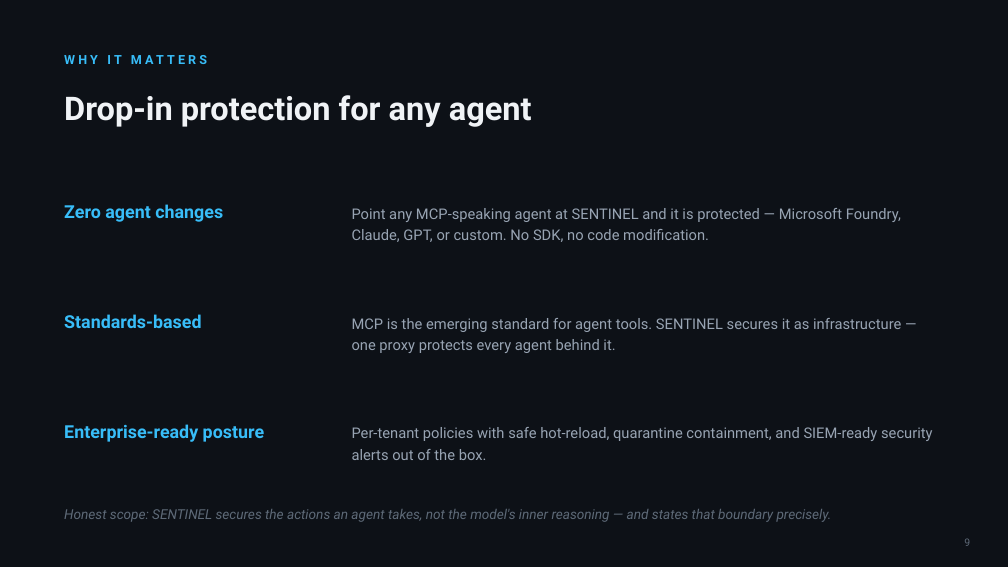
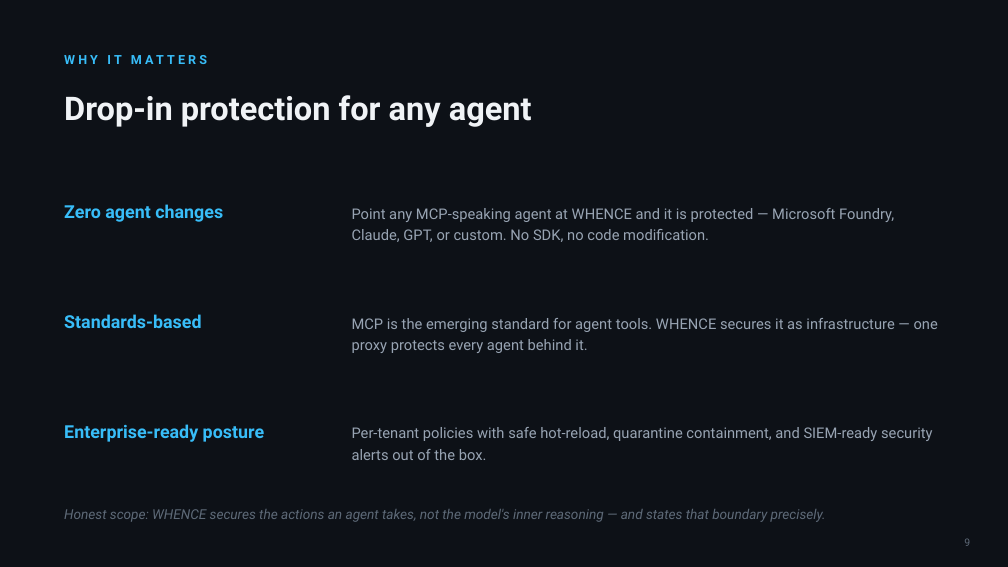
Before and after one commit to Harshith029/Sentinel, a slide deck: slide 9 of deck/Whence_pitch.pptx. Drawn at 1008x567 pixels with LibreOffice and Linux fonts; fonts in the diff are those of the drawing. Boxes give left, top, right and bottom in pixels: in the first picture for what was removed or moved away, otherwise in the second. Text is boxed around its words. In the diff, an @@ line names an element or a change of style, - is before the commit and + after.

```diff
--- a/deck/Whence_pitch.pptx
+++ b/deck/Whence_pitch.pptx
@@ text at (x1=352, y1=208, x2=894, y2=242): text changed @@
-Point any MCP-speaking agent at SENTINEL and it is protected — Microsoft Foundry, Claude, GPT, or custom. No SDK, no code modification.
+Point any MCP-speaking agent at WHENCE and it is protected — Microsoft Foundry, Claude, GPT, or custom. No SDK, no code modification.
@@ text at (x1=352, y1=318, x2=938, y2=353): text changed @@
-MCP is the emerging standard for agent tools. SENTINEL secures it as infrastructure — one proxy protects every agent behind it.
+MCP is the emerging standard for agent tools. WHENCE secures it as infrastructure — one proxy protects every agent behind it.
@@ text at (x1=64, y1=509, x2=826, y2=522): text changed @@
-Honest scope: SENTINEL secures the actions an agent takes, not the model's inner reasoning — and states that boundary precisely.
+Honest scope: WHENCE secures the actions an agent takes, not the model's inner reasoning — and states that boundary precisely.
```
Also in this commit, not shown: 7 other slides changed, 2 other files.
